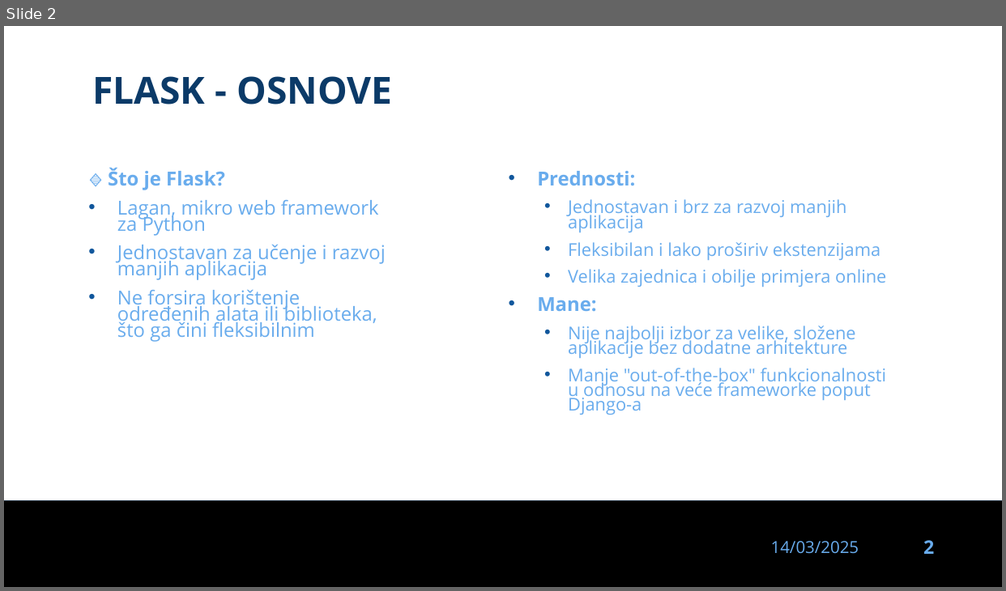
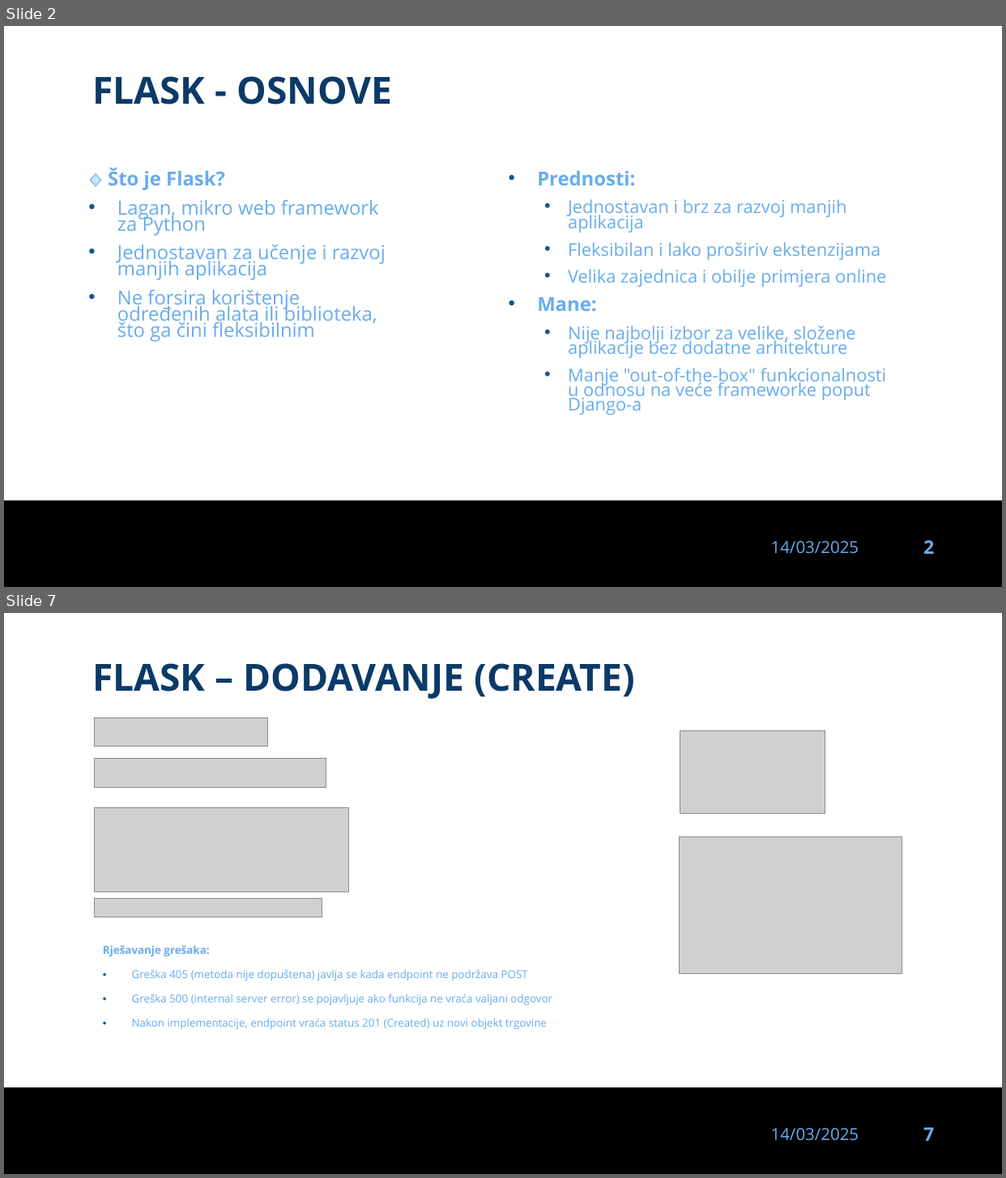
Before and after one commit to dinoDuvnjak/CTK, a slide deck: Bootcamp/flask/flask.pptx. Shown one above the other, each under a label of ours: slide 2 before the commit, slides 2 and 7 after it; the slides between them are not shown. The pictures are 1006x591 and 1006x1178 pixels, drawn with LibreOffice and Linux fonts; fonts in the diff are those of the drawing; grey boxes stand for pictures; background and template pictures are left out. Boxes give left, top, right and bottom in pixels: in the first picture for what was removed or moved away, otherwise in the second. Text is boxed around its words. In the diff, an @@ line names an element or a change of style, - is before the commit and + after.

Commit message:
flask wip

```diff
--- a/Bootcamp/flask/flask.pptx
+++ b/Bootcamp/flask/flask.pptx
@@ slide 7 added at (4, 613, 1002, 1174), background #FFFFFF; not listed: 3 template elements that a slide beside it also shows @@
@@ text added at (92, 663, 635, 699), 36 pt, text #0B3A68, bold @@
+FLASK – DODAVANJE (CREATE)
@@ picture added at (94, 717, 267, 747) @@
@@ picture added at (680, 731, 826, 814) @@
@@ picture added at (94, 758, 326, 788) @@
@@ picture added at (94, 807, 349, 892) @@
@@ picture added at (680, 837, 902, 973) @@
@@ picture added at (94, 898, 322, 917) @@
@@ text added at (103, 945, 552, 1029), 10.5 pt, text #69ACED @@
+Rješavanje grešaka:
+• Greška 405 (metoda nije dopuštena) javlja se kada endpoint ne podržava POST
+• Greška 500 (internal server error) se pojavljuje ako funkcija ne vraća valjani odgovor
+• Nakon implementacije, endpoint vraća status 201 (Created) uz novi objekt trgovine
```
Also in this commit, not shown: 6 other slides added, 4 other files.
